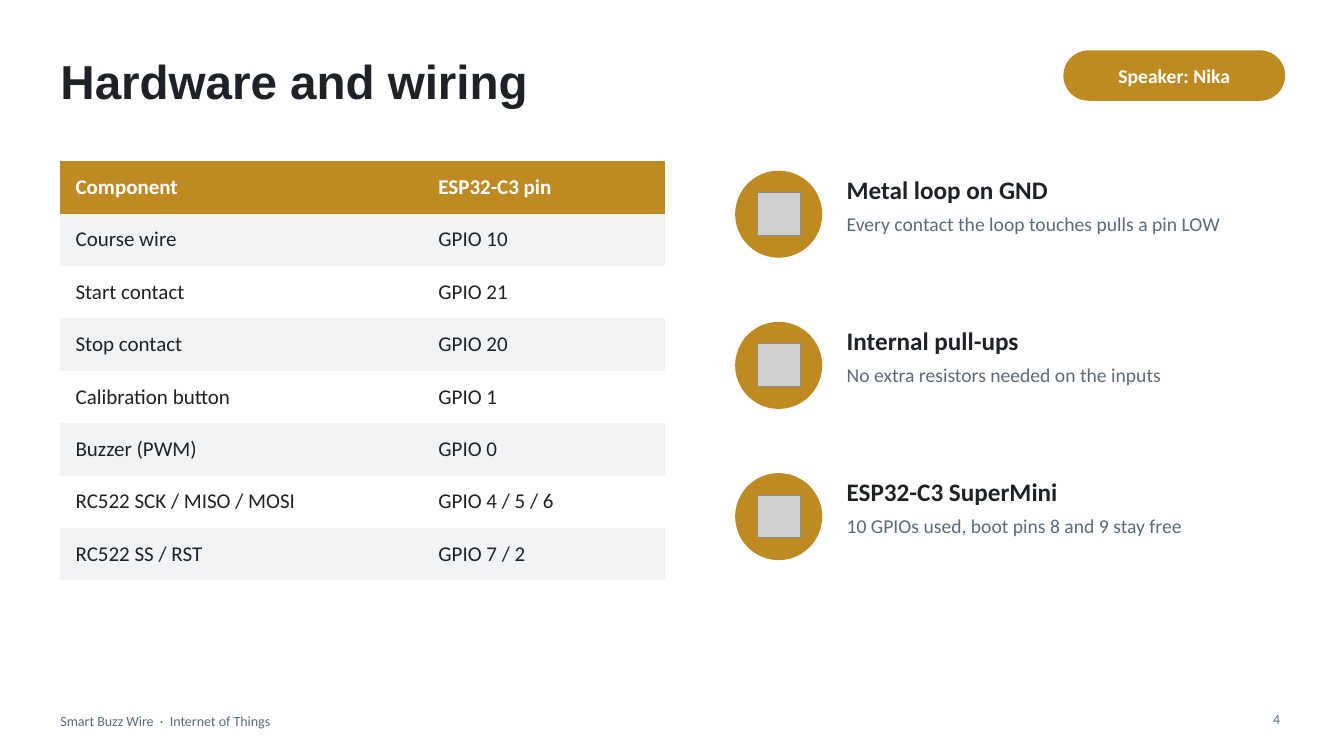
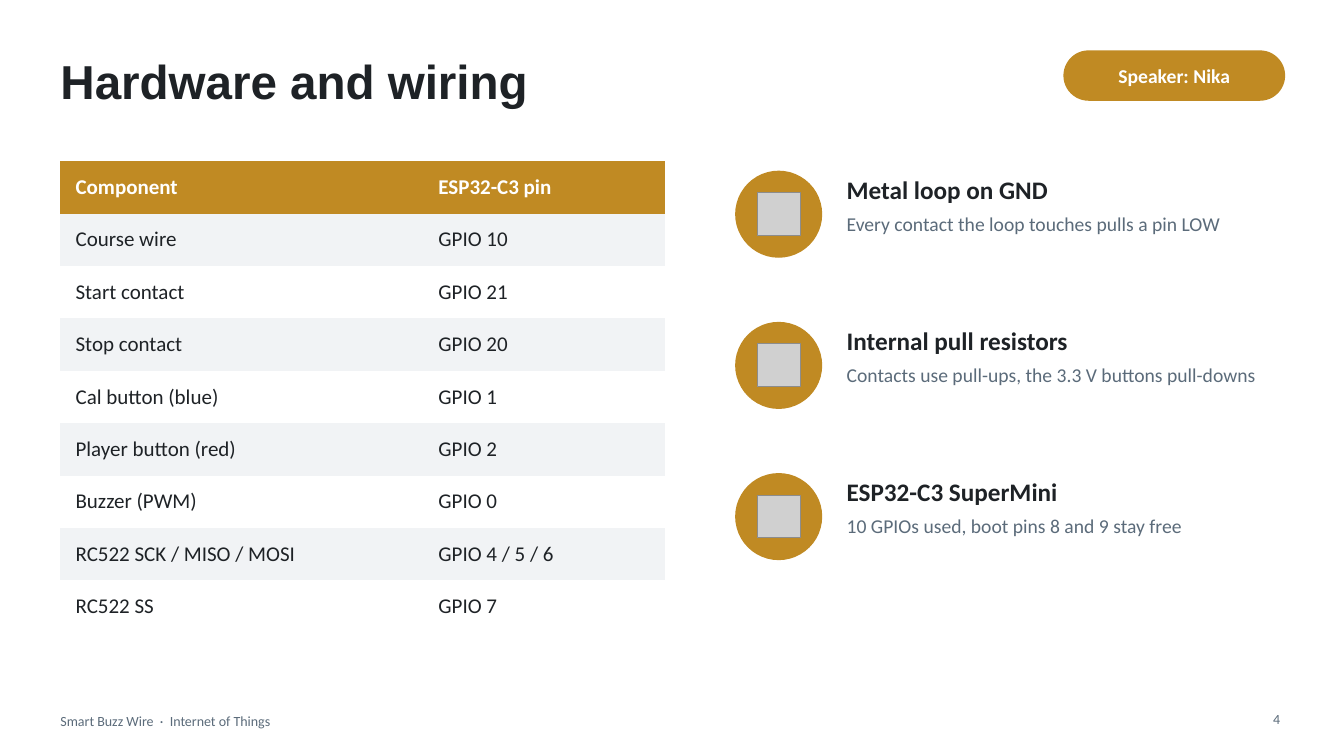
Before and after one commit to NikaV2610/iot-buzz-wire, a slide deck: slide 4 of docs/SmartBuzzWire_Presentation.pptx. Drawn at 1344x756 pixels with LibreOffice and Linux fonts; fonts in the diff are those of the drawing; grey boxes stand for pictures. Boxes give left, top, right and bottom in pixels: in the first picture for what was removed or moved away, otherwise in the second. Text is boxed around its words. In the diff, an @@ line names an element or a change of style, - is before the commit and + after.

```diff
--- a/docs/SmartBuzzWire_Presentation.pptx
+++ b/docs/SmartBuzzWire_Presentation.pptx
@@ table at box(60, 161, 665, 617) @@
-row 5: Calibration button | GPIO 1
+row 5: Cal button (blue) | GPIO 1
+row 6: Player button (red) | GPIO 2
-row 9, column 1: RC522 SS / RST
+row 9, column 1: RC522 SS
-row 9, column 2: GPIO 7 / 2
+row 9, column 2: GPIO 7
@@ text at box(847, 332, 1068, 354): text changed @@
-Internal pull-ups
+Internal pull resistors
@@ text at box(847, 368, 1255, 385): text changed @@
-No extra resistors needed on the inputs
+Contacts use pull-ups, the 3.3 V buttons pull-downs
```
Also in this commit, not shown: 9 other slides changed, 41 other files.
